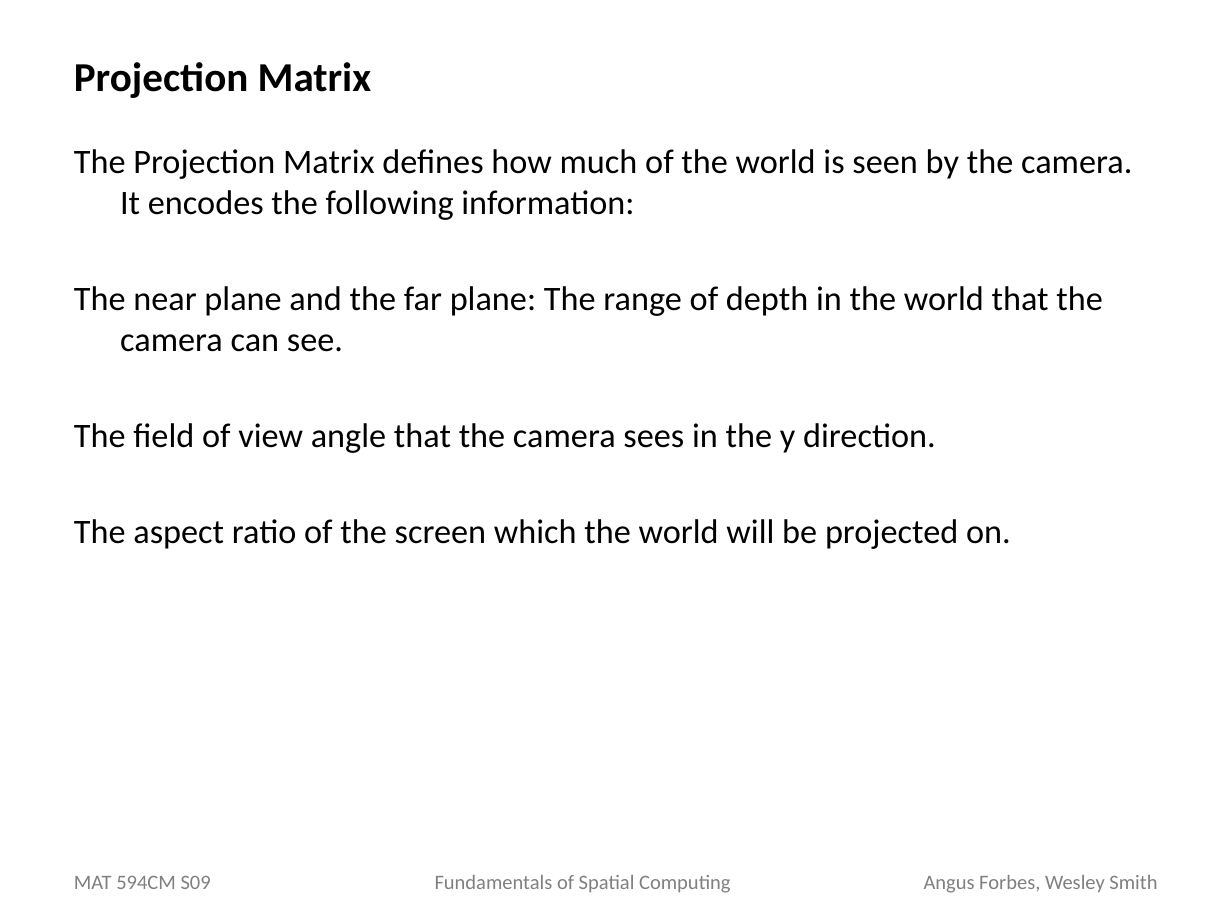
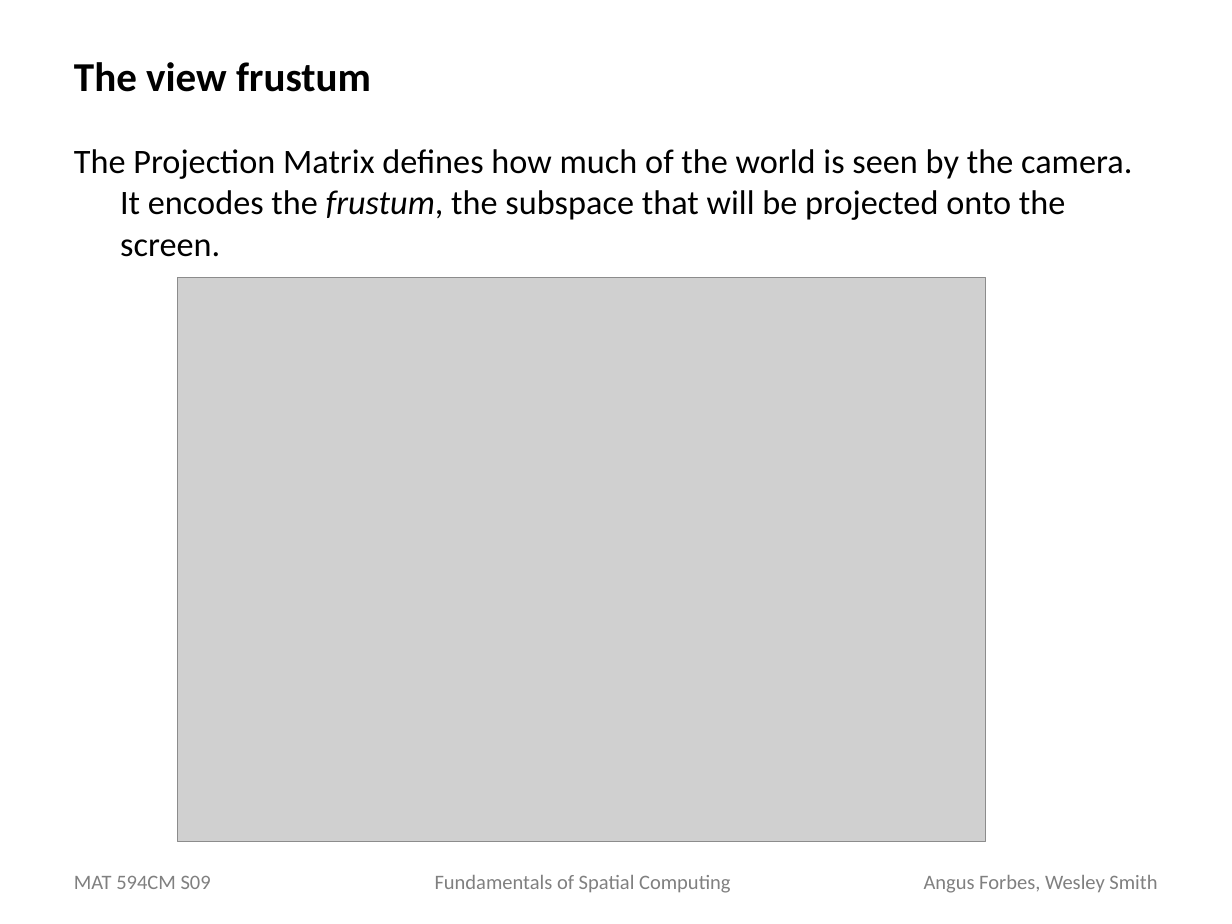
Before and after one commit to angusforbes/mat594cm, a slide deck: slide 17 of Week1/Week1-OpenGL_Basics.pptx (slide 22 before the commit). Drawn at 1232x924 pixels with LibreOffice and Linux fonts; fonts in the diff are those of the drawing; grey boxes stand for pictures. Boxes give left, top, right and bottom in pixels: in the first picture for what was removed or moved away, otherwise in the second. Text is boxed around its words. In the diff, an @@ line names an element or a change of style, - is before the commit and + after.

```diff
--- a/Week1/Week1-OpenGL_Basics.pptx
+++ b/Week1/Week1-OpenGL_Basics.pptx
@@ title at (x1=74, y1=62, x2=371, y2=92): text changed @@
-Projection Matrix
+The view frustum
@@ text at (x1=74, y1=149, x2=1132, y2=257): text changed @@
-The Projection Matrix defines how much of the world is seen by the camera. It encodes the following information:
-The near plane and the far plane: The range of depth in the world that the camera can see.
-The field of view angle that the camera sees in the y direction.
-The aspect ratio of the screen which the world will be projected on.
+The Projection Matrix defines how much of the world is seen by the camera. It encodes the frustum, the subspace that will be projected onto the screen.
@@ picture added at (x1=177, y1=277, x2=986, y2=841) @@
```
Also in this commit, not shown: 5 other slides changed, 4 slides added, 2 other files.
